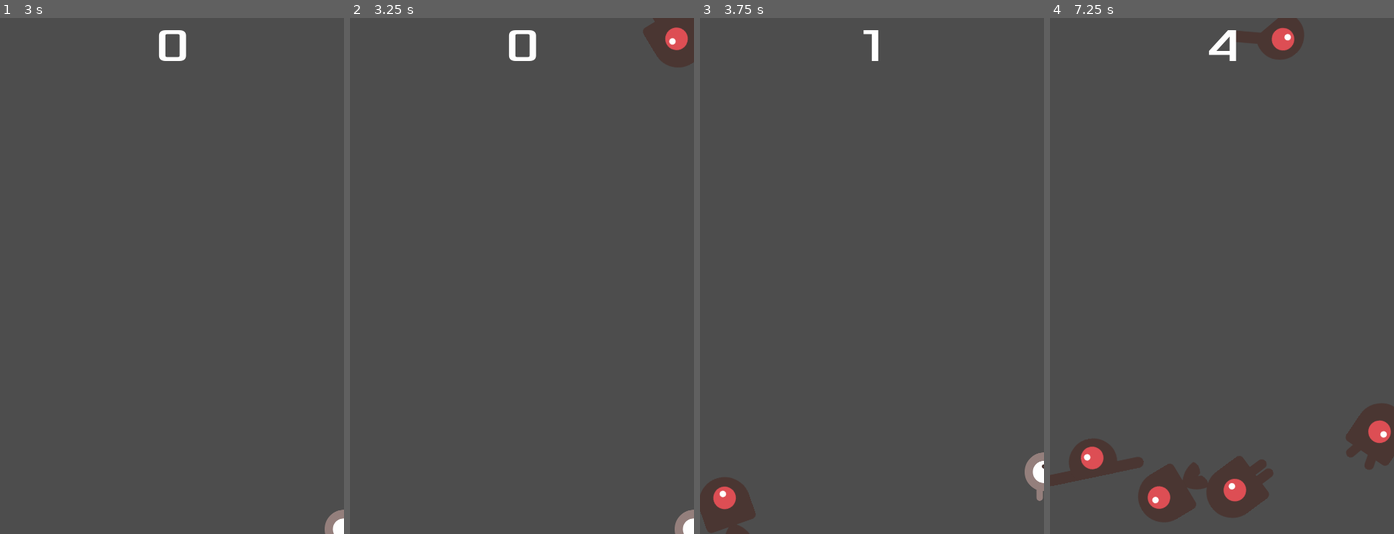
Above: before the commit, frames 1-4 (left to right).
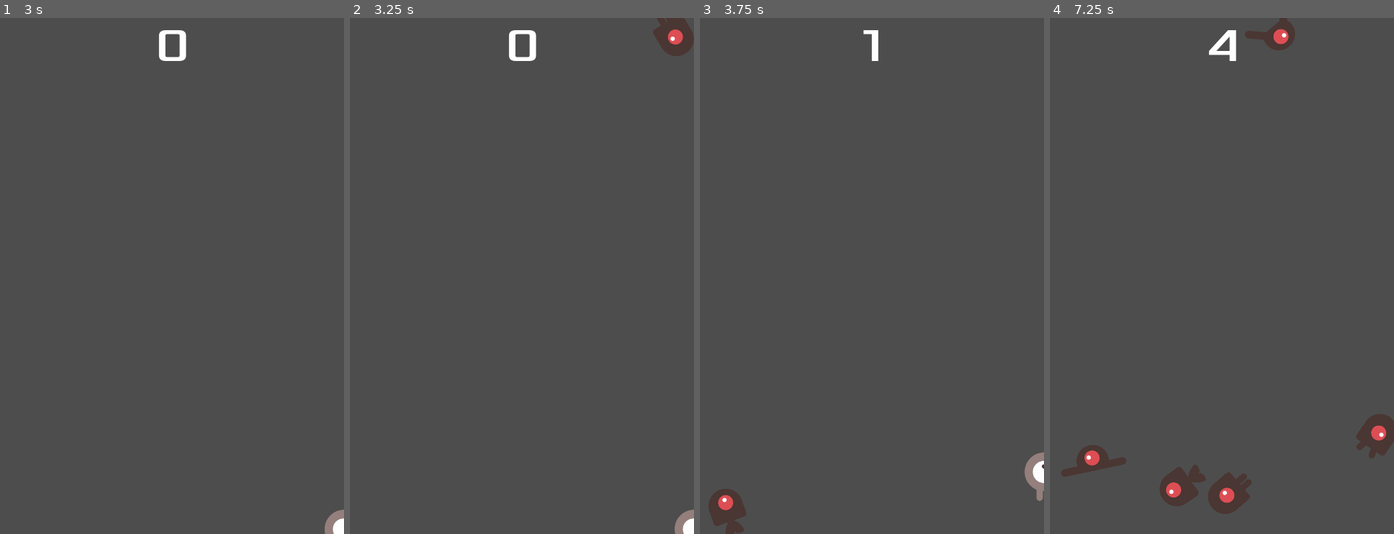
Above: after the commit, the same moments.

Repository: prejammers/godot-2d-tutorial
Game: Godot game, scene res://Scenes/main.tscn
Same seed, same stepped clock (60 frames per second), same inputs: the game is played once before the commit and once after it.
Inputs:
- Up to frame 1 (3 s): click "Start" at 0.5 s; tap Enter at 1.25 s; hold D (move_right) 1.28-2.03 s; hold S (move_down) 2.03-2.78 s; hold D (move_right) from 2.78 s (still down)
- Up to frame 2 (3.25 s): keep holding D (move_right)
- Up to frame 3 (3.75 s): release D (move_right) at 3.53 s; hold W (move_up) from 3.53 s (still down)
- Up to frame 4 (7.25 s): release W (move_up) at 4.28 s; hold A (move_left) 4.28-5.78 s; hold S (move_down) 5.78-6.53 s; hold D (move_right) from 6.53 s (still down)

Frame 1 is identical in both runs. In frame 2, 0.6% of the frame differs, in the area x 85-100%, y 0-10%; in frame 3, 0.8%; in frame 4, 4.4%, in the area x 0-100%, y 0-98%.

Commit message:
Set mob scaling to properly match tutorial gif and fixed mob-on-mob collision

Diff:
--- a/Scenes/mob.tscn
+++ b/Scenes/mob.tscn
@@ -46,20 +46,23 @@
 
 [sub_resource type="CapsuleShape2D" id="CapsuleShape2D_hcisn"]
 radius = 35.0
-height = 96.0
+height = 82.6667
 
 [node name="Mob" type="RigidBody2D"]
+collision_mask = 0
 gravity_scale = 0.0
 script = ExtResource("1_gl8vu")
 
 [node name="AnimatedSprite2D" type="AnimatedSprite2D" parent="."]
-scale = Vector2(0.75, 0.75)
+scale = Vector2(0.5, 0.5)
 sprite_frames = SubResource("SpriteFrames_ymat5")
 animation = &"fly"
 metadata/_edit_group_ = true
 
 [node name="CollisionShape2D" type="CollisionShape2D" parent="."]
+position = Vector2(-4, 1)
 rotation = 1.5708
+scale = Vector2(0.75, 0.75)
 shape = SubResource("CapsuleShape2D_hcisn")
 metadata/_edit_group_ = true
 
--- a/Scenes/player.tscn
+++ b/Scenes/player.tscn
@@ -15,7 +15,7 @@
 "duration": 1.0,
 "texture": ExtResource("2_hbunb")
 }],
-"loop": true,
+"loop": false,
 "name": &"up",
 "speed": 5.0
 }, {
@@ -42,6 +42,8 @@
 scale = Vector2(0.5, 0.5)
 sprite_frames = SubResource("SpriteFrames_rwpv0")
 animation = &"up"
+frame = 1
+frame_progress = 1.0
 
 [node name="CollisionShape2D" type="CollisionShape2D" parent="."]
 shape = SubResource("CapsuleShape2D_utlvx")
